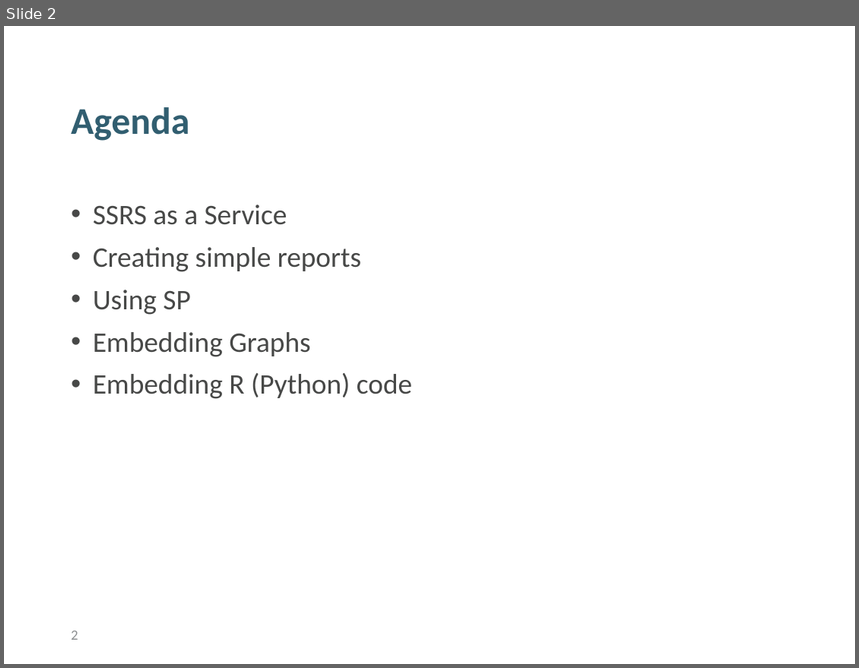
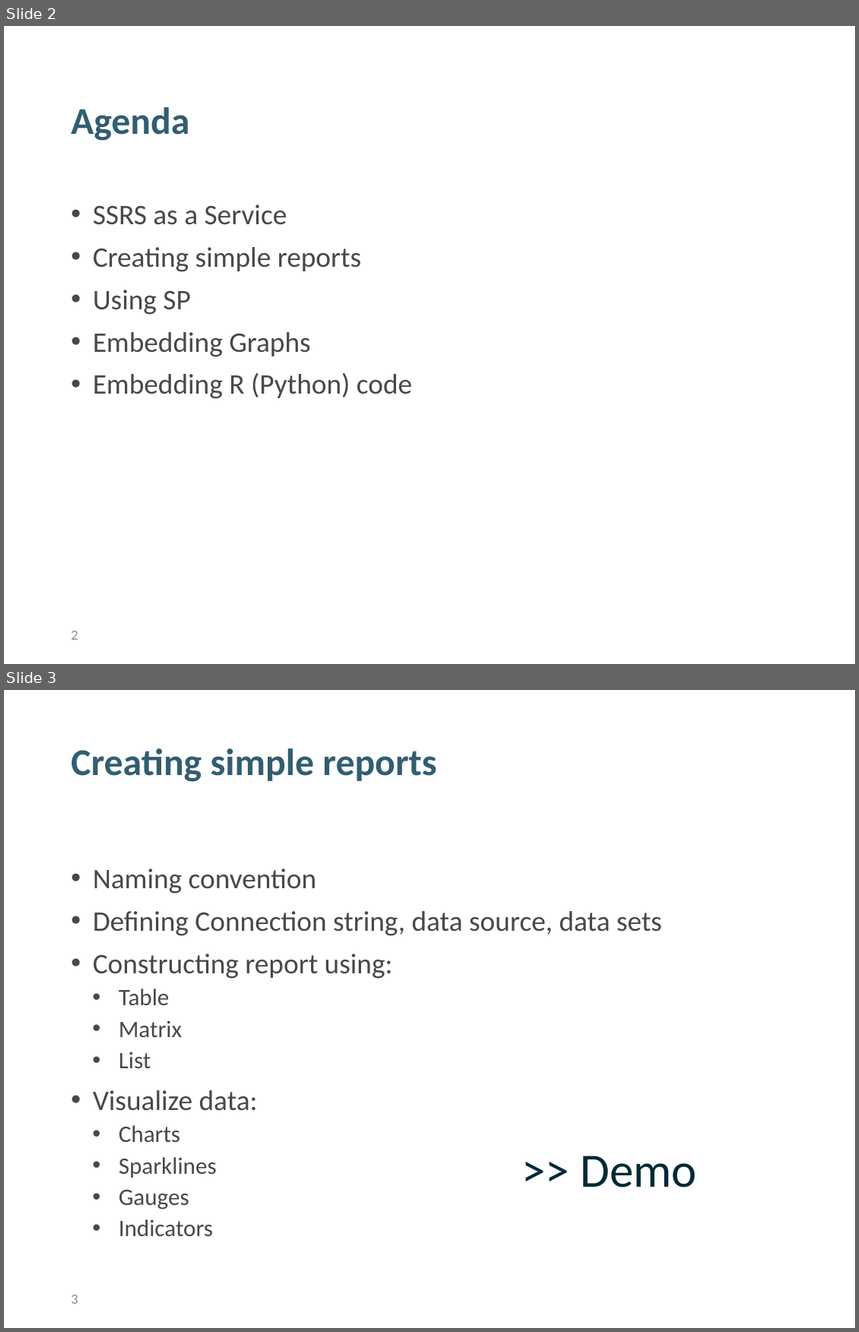
Before and after one commit to tomazgeni/FawltyTowers, a slide deck: ReportingServer_Delavnica.pptx. Shown one above the other, each under a label of ours: slide 2 before the commit, slides 2 and 3 after it. The pictures are 859x668 and 859x1332 pixels, drawn with LibreOffice and Linux fonts; fonts in the diff are those of the drawing; background and template pictures are left out. Boxes give left, top, right and bottom in pixels: in the first picture for what was removed or moved away, otherwise in the second. Text is boxed around its words. In the diff, an @@ line names an element or a change of style, - is before the commit and + after.

```diff
--- a/ReportingServer_Delavnica.pptx
+++ b/ReportingServer_Delavnica.pptx
@@ slide 3 added at (4, 690, 855, 1328), background #FFFFFF @@
@@ title added at (71, 749, 436, 782), 32 pt, text #315E70, bold @@
+Creating simple reports
@@ text added at (93, 869, 662, 1236), 24 pt, text #474847 @@
+• Naming convention
+• Defining Connection string, data source, data sets
+• Constructing report using:
+  • Table
+  • Matrix
+  • List
+• Visualize data:
+  • Charts
+  • Sparklines
+  • Gauges
+  • Indicators
@@ text added at (580, 1156, 697, 1188), 40.5 pt, text #002936 @@
+>> Demo
@@ page number added at (71, 1295, 78, 1304), 12 pt, text #8C8E91 @@
+3
```
Also in this commit, not shown: 4 other slides added.
